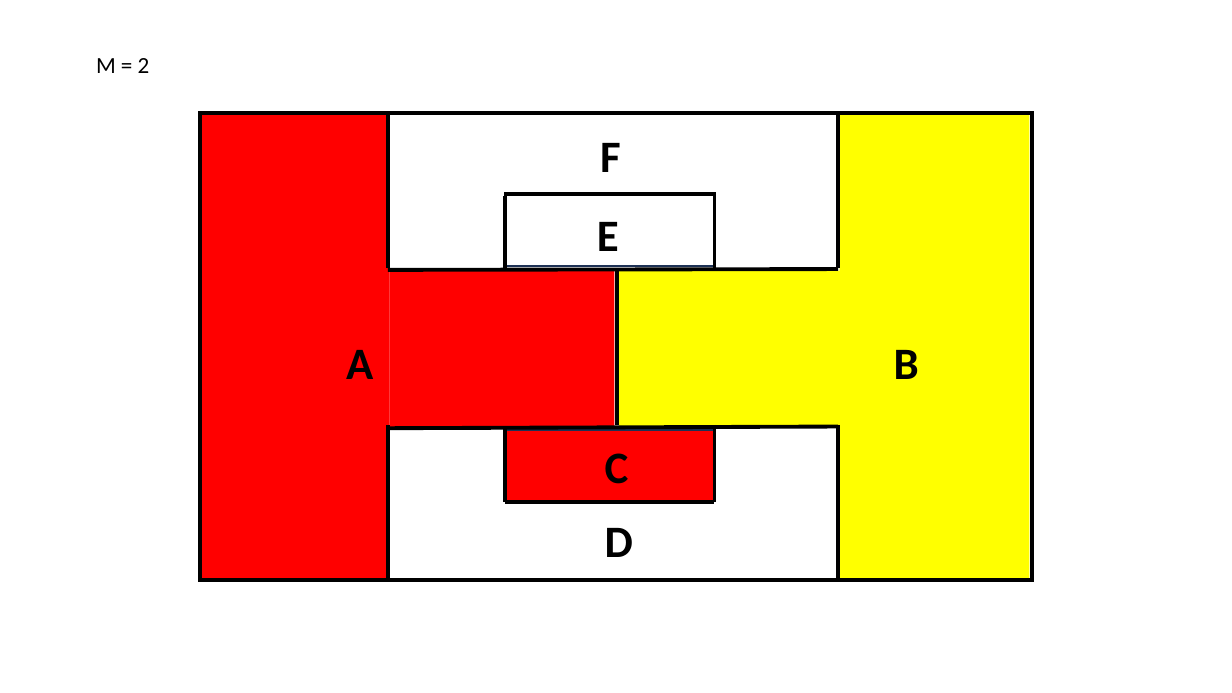
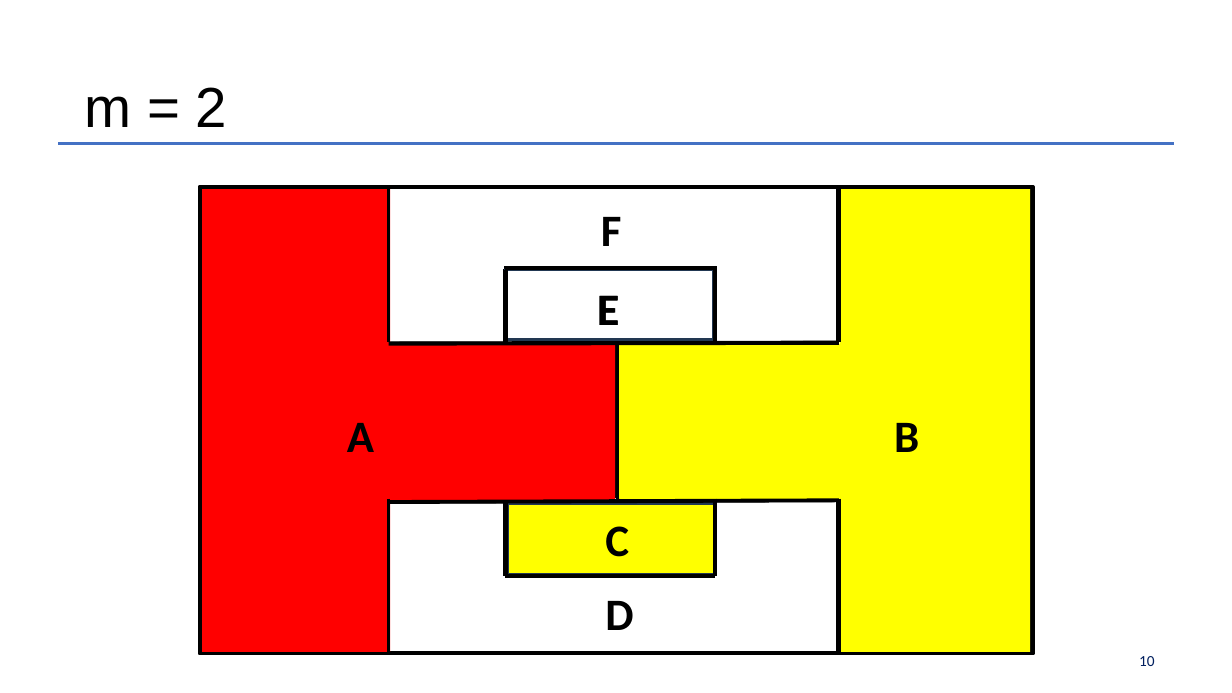
Before and after one commit to Much3m/Exam_Scheduler, a slide deck: slide 10 of project.pptx (slide 13 before the commit). Drawn at 1232x693 pixels with LibreOffice and Linux fonts; fonts in the diff are those of the drawing; background and template pictures are left out. Boxes give left, top, right and bottom in pixels: in the first picture for what was removed or moved away, otherwise in the second. Text is boxed around its words. In the diff, an @@ line names an element or a change of style, - is before the commit and + after.

Commit message:
ppt & opt

```diff
--- a/project.pptx
+++ b/project.pptx
@@ text at box(84, 87, 227, 127): text changed; size 18 to 44 pt; font Calibri to Arial @@
-M = 2
+m = 2
@@ freeform shape added at box(58, 143, 1174, 143), outline #4471C4 2.5 pt @@
@@ rectangle at box(505, 269, 714, 339): outline #1E3256 1 pt to #233953 2 pt @@
@@ line added from (505, 269) to (505, 344), #000000 3 pt @@
@@ group added at box(201, 187, 1033, 653): 11 lines, 7 rectangles, 1 text @@
+E
@@ line added from (505, 502) to (505, 576), #000000 3 pt @@
@@ 13 lines, 8 rectangles, 5 texts: place and size @@
-13 lines, 8 rectangles, 5 texts at box(200, 114, 1032, 580)
+13 lines, 8 rectangles, 5 texts at box(200, 187, 1032, 653)
@@ rectangle at box(506, 504, 714, 574): outline #1E3256 1 pt to #233953 2 pt @@
@@ rectangle "C" at box(596, 507, 639, 571): fill #FF0000 to #FFFF00 @@
@@ page number added at box(1139, 656, 1155, 666), 12 pt, text #001F5F @@
+10
```
Also in this commit, not shown: 4 other slides changed, 1 slide added, 14 slides removed, 3 other files.
